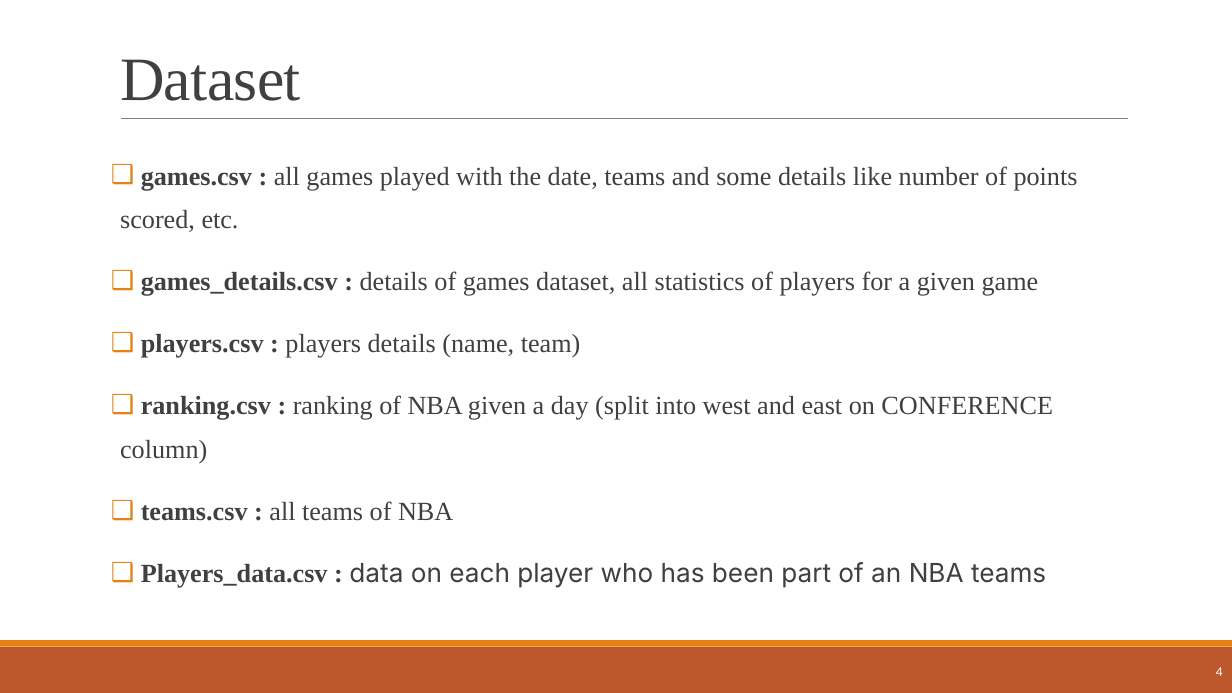
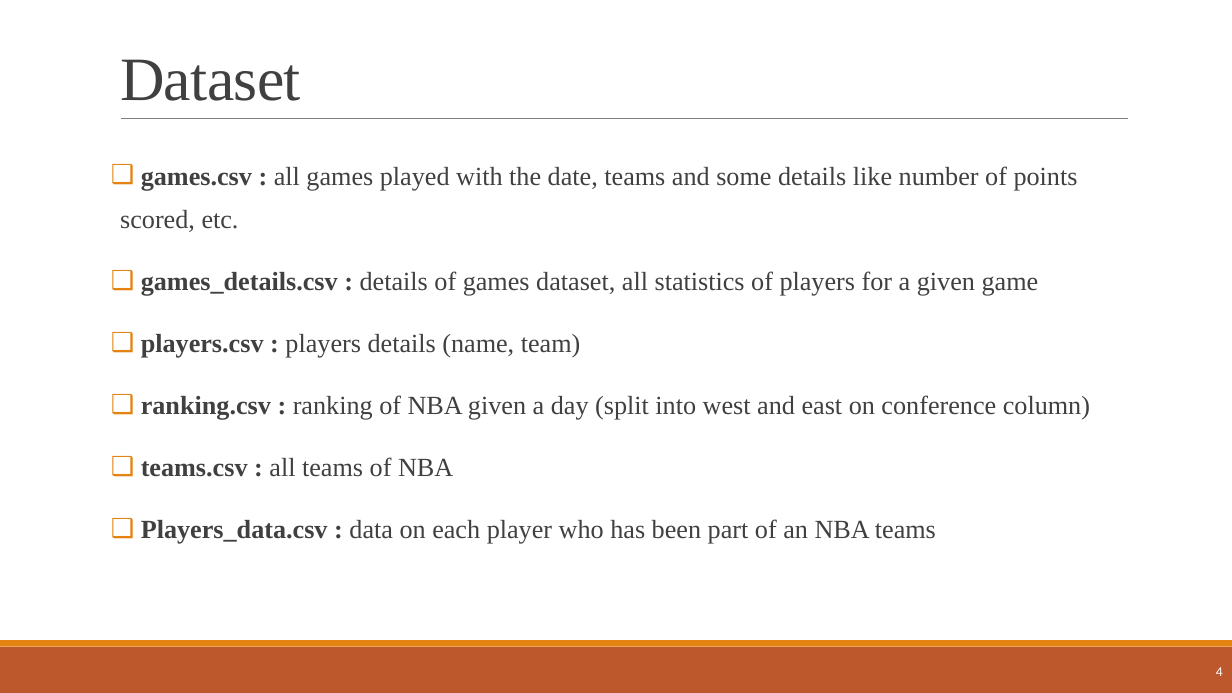
Before and after one commit to najeh-halawani/NBA-Data-Warehouse, a slide deck: slide 4 of presentation_Data_Management.pptx. Drawn at 1232x693 pixels with LibreOffice and Linux fonts; fonts in the diff are those of the drawing. Boxes give left, top, right and bottom in pixels: in the first picture for what was removed or moved away, otherwise in the second. Text is boxed around its words. In the diff, an @@ line names an element or a change of style, - is before the commit and + after.

```diff
--- a/presentation_Data_Management.pptx
+++ b/presentation_Data_Management.pptx
@@ text at bbox=[141, 395, 1090, 420]: text changed @@
-❑ ranking.csv : ranking of NBA given a day (split into west and east on CONFERENCE column)
+❑ ranking.csv : ranking of NBA given a day (split into west and east on conference column)
@@ text at bbox=[141, 519, 936, 544]: font Inter to Times New Roman in "data on each player who has been ..." @@
```
Also in this commit, not shown: 15 other slides changed, 9 slides added, 1 slide removed, 4 other files.
